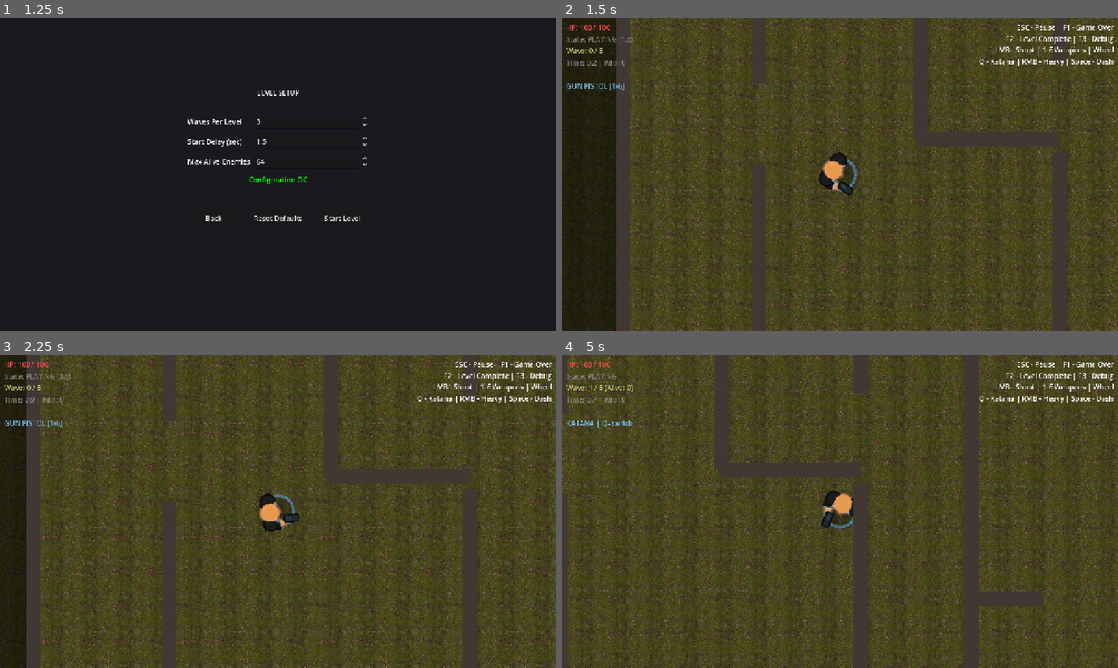
Above: before the commit, frames 1-4 (two rows, left to right).
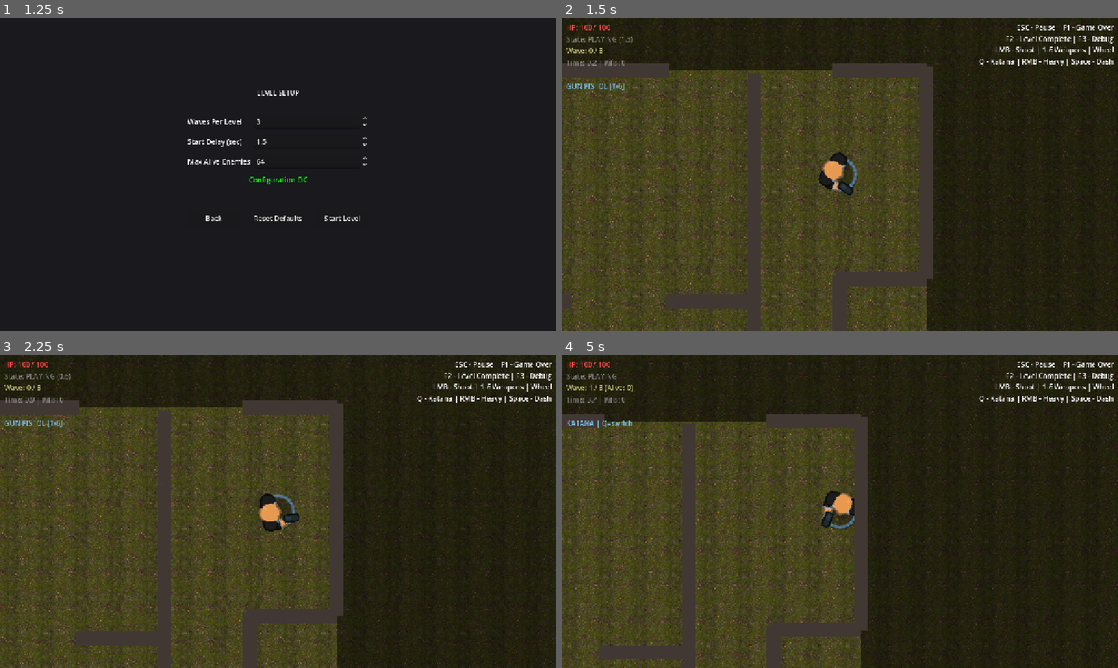
Above: after the commit, the same moments.

Repository: Alex-cat-ui/arena-shooter
Game: Godot game, scene res://scenes/app_root.tscn
Same seed, same stepped clock (60 frames per second), same inputs: the game is played once before the commit and once after it.
Inputs (mouse positions are in pixels of both pictures, inside the frame that each line leads up to):
- Up to frame 1 (1.25 s): click "New Game" at 0.5 s
- Up to frame 2 (1.5 s): click "Start Level" at 1.25 s
- Up to frame 3 (2.25 s): tap Enter at 2 s; move the mouse to (400, 495) at 2.02 s; hold D (move_right) from 2.03 s (still down); tap Space (katana_dash) at 2.1 s
- Up to frame 4 (5 s): move the mouse to (728, 527) at 2.77 s; release D (move_right) at 2.78 s; hold S (move_down) 2.78-3.53 s; right-click (728, 527) at 2.85 s; move the mouse to (895, 442) at 3.52 s; hold D (move_right) 3.53-4.28 s; click (895, 442) at 3.6 s; move the mouse to (812, 574) at 4.27 s; hold W (move_up) from 4.28 s (still down); tap Q (katana_toggle) at 4.35 s

Frame 1 is identical in both runs. In frame 2, 59% of the frame differs, in the area x 0-100%, y 0-100%; in frame 3, 59%; in frame 4, 63%.

Commit message:
layout: add TU reservation and mode-sticky retries

Diff:
--- a/src/systems/procedural_layout.gd
+++ b/src/systems/procedural_layout.gd
@@ -50,9 +50,12 @@
 var _leaf_adj: Dictionary = {}
 var layout_mode_name: String = ""
 const COMPLEX_SHAPES_CHANCE := 0.15
+const MAX_GENERATION_ATTEMPTS := 60
+const MODE_STICKY_ATTEMPTS := 3
 var _l_room_ids: Array = []
 var _l_room_notches: Array = []  # [{room_id:int, notch_rect:Rect2, corner:String}]
 var _perimeter_notches: Array = []  # [{room_id:int, notch_rect:Rect2, side:String}]
+var _t_u_reserved_ids: Array = []
 var _t_u_room_ids: Array = []
 var _complex_shape_wall_segs: Array = []
 var _entry_gate: Rect2 = Rect2()
@@ -60,6 +63,7 @@
 ## Composition enforcement (Part 4)
 var _protected_doors: Array = []  # [{a:int, b:int}] normalized (a<b)
 var _composition_ok: bool = true
+var _forced_layout_mode: int = -1
 
 
 ## ============================================================================
@@ -70,39 +74,26 @@
 	var layout := ProceduralLayout.new()
 	layout._arena = arena_rect
 
-	var current_seed := p_seed
-	for attempt in range(30):
-		seed(current_seed)
-		layout.layout_seed = current_seed
-		layout._generate()
-		if layout._validate():
-			layout.valid = true
-			break
-		current_seed += 1
-		layout.rooms.clear()
-		layout.corridors.clear()
-		layout.doors.clear()
-		layout._door_adj.clear()
-		layout._door_map.clear()
-		layout._logical_corr_count = 0
-		layout._big_leaf_set.clear()
-		layout._leaves.clear()
-		layout._split_segs.clear()
-		layout._wall_segs.clear()
-		layout._hub_ids.clear()
-		layout._ring_ids.clear()
-		layout._low_priority_ids.clear()
-		layout._void_ids.clear()
-		layout.void_rects.clear()
-		layout._leaf_adj.clear()
-		layout._l_room_ids.clear()
-		layout._l_room_notches.clear()
-		layout._perimeter_notches.clear()
-		layout._t_u_room_ids.clear()
-		layout._complex_shape_wall_segs.clear()
-		layout._entry_gate = Rect2()
-		layout._protected_doors.clear()
-		layout._composition_ok = true
+	var base_seed := p_seed
+	var attempts_used := 0
+	while attempts_used < MAX_GENERATION_ATTEMPTS and not layout.valid:
+		# Sticky mode per input seed: try several geometric variations before mode/seed switch.
+		seed(base_seed)
+		var sticky_mode := layout._choose_composition_mode()
+		for local_attempt in range(MODE_STICKY_ATTEMPTS):
+			if attempts_used >= MAX_GENERATION_ATTEMPTS:
+				break
+			var attempt_seed := base_seed + local_attempt * 10007
+			seed(attempt_seed)
+			layout.layout_seed = attempt_seed
+			layout._forced_layout_mode = sticky_mode
+			layout._generate()
+			attempts_used += 1
+			if layout._validate():
+				layout.valid = true
+				break
+		base_seed += 1
+	layout._forced_layout_mode = -1
 
 	if layout.valid:
 		layout._build_walls(walls_node)
@@ -123,7 +114,7 @@
 			layout._void_ids.size(), void_area_pct, layout._l_room_ids.size(),
 			str(layout._entry_gate != Rect2())])
 	else:
-		push_warning("[ProceduralLayout] FAILED after 30 attempts")
+		push_warning("[ProceduralLayout] FAILED after %d attempts" % MAX_GENERATION_ATTEMPTS)
 
 	return layout
 
@@ -152,6 +143,7 @@
 	_l_room_ids.clear()
 	_l_room_notches.clear()
 	_perimeter_notches.clear()
+	_t_u_reserved_ids.clear()
 	_t_u_room_ids.clear()
 	_complex_shape_wall_segs.clear()
 	_entry_gate = Rect2()
@@ -199,6 +191,9 @@
 
 	# 4.7) Assign VOID cutouts (Hotline silhouette — strengthened Part 5)
 	_assign_void_cutouts()
+
+	# 4.72) Reserve 1..2 large single-rect rooms for T/U shapes.
+	_reserve_t_u_rooms()
 
 	# 4.75) Perimeter notches (real silhouette cuts)
 	_apply_perimeter_notches()
@@ -718,7 +713,10 @@
 			_low_priority_ids.append(i)
 
 	# Pick topology mode (weighted)
-	_layout_mode = _choose_composition_mode()
+	if _forced_layout_mode >= 0:
+		_layout_mode = _forced_layout_mode
+	else:
+		_layout_mode = _choose_composition_mode()
 	var mode_names := ["HALL", "SPINE", "RING", "DUAL_HUB"]
 	layout_mode_name = mode_names[_layout_mode]
 	var center := _arena.get_center()
@@ -796,6 +794,9 @@
 	# Detect 3-5 adjacent leaves forming a loop
 	var cycle := _find_short_cycle(3, 5)
 	if cycle.is_empty():
+		# Sticky mode retries should fail fast instead of silently degrading to HALL.
+		if _forced_layout_mode == LayoutMode.CENTRAL_RING:
+			return
 		# Fallback: switch mode to HALL
 		_layout_mode = LayoutMode.CENTRAL_HALL
 		layout_mode_name = "HALL"
@@ -857,6 +858,9 @@
 		_hub_ids.append(best_pair[0])
 		_hub_ids.append(best_pair[1])
 	else:
+		# Sticky mode retries should fail fast instead of silently degrading to HALL.
+		if _forced_layout_mode == LayoutMode.CENTRAL_LIKE_HUB:
+			return
 		# Fallback: switch mode to HALL
 		_layout_mode = LayoutMode.CENTRAL_HALL
 		layout_mode_name = "HALL"
@@ -1253,6 +1257,34 @@
 ## PERIMETER NOTCHES (real 3-rect perimeter cuts)
 ## ============================================================================
 
+func _reserve_t_u_rooms() -> void:
+	_t_u_reserved_ids.clear()
+	var candidates: Array = []
+	for i in range(rooms.size()):
+		if rooms[i]["is_corridor"] == true:
+			continue
+		if rooms[i].get("is_void", false) == true:
+			continue
+		var rects: Array = rooms[i]["rects"] as Array
+		if rects.size() != 1:
+			continue
+		var r := rects[0] as Rect2
+		if r.size.x < 320.0 or r.size.y < 320.0:
+			continue
+		candidates.append({"id": i, "area": r.get_area()})
+
+	if candidates.is_empty():
+		return
+
+	candidates.sort_custom(func(a, b): return float(a["area"]) > float(b["area"]))
+	var reserve_max := mini(2, candidates.size())
+	var reserve_count := reserve_max
+	if reserve_max > 1 and randf() < 0.5:
+		reserve_count = 1
+	for idx in range(reserve_count):
+		_t_u_reserved_ids.append(int(candidates[idx]["id"]))
+
+
 func _apply_perimeter_notches() -> void:
 	_perimeter_notches.clear()
 	var notch_chance := 0.35
@@ -1260,6 +1292,8 @@
 		if rooms[i]["is_corridor"] == true:
 			continue
 		if rooms[i].get("is_void", false) == true:
+			continue
+		if i in _t_u_reserved_ids:
 			continue
 
 		var rects: Array = rooms[i]["rects"] as Array
@@ -1387,6 +1421,8 @@
 		if rooms[i]["is_corridor"] == true:
 			continue
 		if rooms[i].get("is_void", false) == true:
+			continue
+		if i in _t_u_reserved_ids:
 			continue
 		if i in _hub_ids:
 			continue
@@ -1520,7 +1556,8 @@
 	_t_u_room_ids.clear()
 	_complex_shape_wall_segs.clear()
 
-	var candidates: Array = []
+	var reserved_candidates: Array = []
+	var optional_candidates: Array = []
 	for i in range(rooms.size()):
 		if rooms[i]["is_corridor"] == true:
 			continue
@@ -1532,46 +1569,76 @@
 		var r := rects[0] as Rect2
 		if r.size.x < 320.0 or r.size.y < 320.0:
 			continue
-		candidates.append(i)
+		if i in _t_u_reserved_ids:
+			reserved_candidates.append(i)
+		else:
+			optional_candidates.append(i)
+
+	var candidates: Array = []
+	reserved_candidates.shuffle()
+	optional_candidates.shuffle()
+	candidates.append_array(reserved_candidates)
+	candidates.append_array(optional_candidates)
 
 	if candidates.is_empty():
 		return
 
-	candidates.shuffle()
 	var target_count := randi_range(0, mini(2, candidates.size()))
-	for idx in range(target_count):
-		if randf() > COMPLEX_SHAPES_CHANCE:
-			continue
-
-		var room_id := int(candidates[idx])
-		var base := ((rooms[room_id]["rects"] as Array)[0] as Rect2)
-		var shape_data: Dictionary = {}
-		if randf() < 0.5:
+	if not reserved_candidates.is_empty():
+		target_count = maxi(target_count, 1)
+
+	for candidate in candidates:
+		if _t_u_room_ids.size() >= target_count:
+			break
+		var room_id := int(candidate)
+		var apply_chance := COMPLEX_SHAPES_CHANCE
+		if room_id in _t_u_reserved_ids:
+			apply_chance = maxf(COMPLEX_SHAPES_CHANCE, 0.70)
+		if randf() > apply_chance:
+			continue
+		_try_apply_t_u_shape(room_id)
+
+	if _t_u_room_ids.is_empty() and not reserved_candidates.is_empty():
+		_try_apply_t_u_shape(int(reserved_candidates[0]))
+
+
+func _try_apply_t_u_shape(room_id: int) -> bool:
+	if room_id < 0 or room_id >= rooms.size():
+		return false
+	var rects: Array = rooms[room_id]["rects"] as Array
+	if rects.size() != 1:
+		return false
+	var base := rects[0] as Rect2
+
+	var shape_data: Dictionary = {}
+	if randf() < 0.5:
+		shape_data = _build_t_shape_from_rect(base)
+		if shape_data.is_empty():
+			shape_data = _build_u_shape_from_rect(base)
+	else:
+		shape_data = _build_u_shape_from_rect(base)
+		if shape_data.is_empty():
 			shape_data = _build_t_shape_from_rect(base)
-			if shape_data.is_empty():
-				shape_data = _build_u_shape_from_rect(base)
-		else:
-			shape_data = _build_u_shape_from_rect(base)
-			if shape_data.is_empty():
-				shape_data = _build_t_shape_from_rect(base)
-		if shape_data.is_empty():
-			continue
-
-		var new_rects: Array = shape_data["rects"] as Array
-		if not _rects_pass_complex_shape_rules(new_rects):
-			continue
-		var total_area := 0.0
-		for rr in new_rects:
-			total_area += (rr as Rect2).get_area()
-		if total_area < base.get_area() * 0.65:
-			continue
-
-		rooms[room_id]["rects"] = new_rects
-		rooms[room_id]["center"] = _area_weighted_center(new_rects)
-		rooms[room_id]["complex_shape"] = shape_data["shape"] as String
+	if shape_data.is_empty():
+		return false
+
+	var new_rects: Array = shape_data["rects"] as Array
+	if not _rects_pass_complex_shape_rules(new_rects):
+		return false
+	var total_area := 0.0
+	for rr in new_rects:
+		total_area += (rr as Rect2).get_area()
+	if total_area < base.get_area() * 0.65:
+		return false
+
+	rooms[room_id]["rects"] = new_rects
+	rooms[room_id]["center"] = _area_weighted_center(new_rects)
+	rooms[room_id]["complex_shape"] = shape_data["shape"] as String
+	if room_id not in _t_u_room_ids:
 		_t_u_room_ids.append(room_id)
-		for seg in (shape_data["wall_segs"] as Array):
-			_complex_shape_wall_segs.append(seg)
+	for seg in (shape_data["wall_segs"] as Array):
+		_complex_shape_wall_segs.append(seg)
+	return true
 
 
 func _rects_pass_complex_shape_rules(rects: Array) -> bool:
